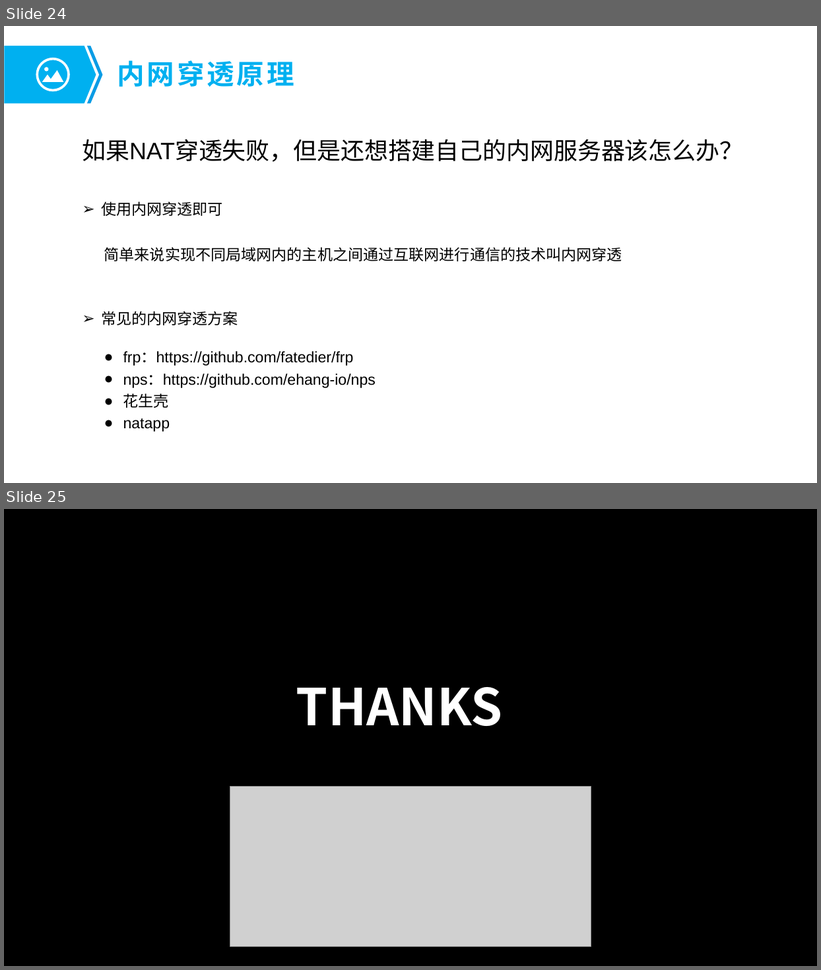
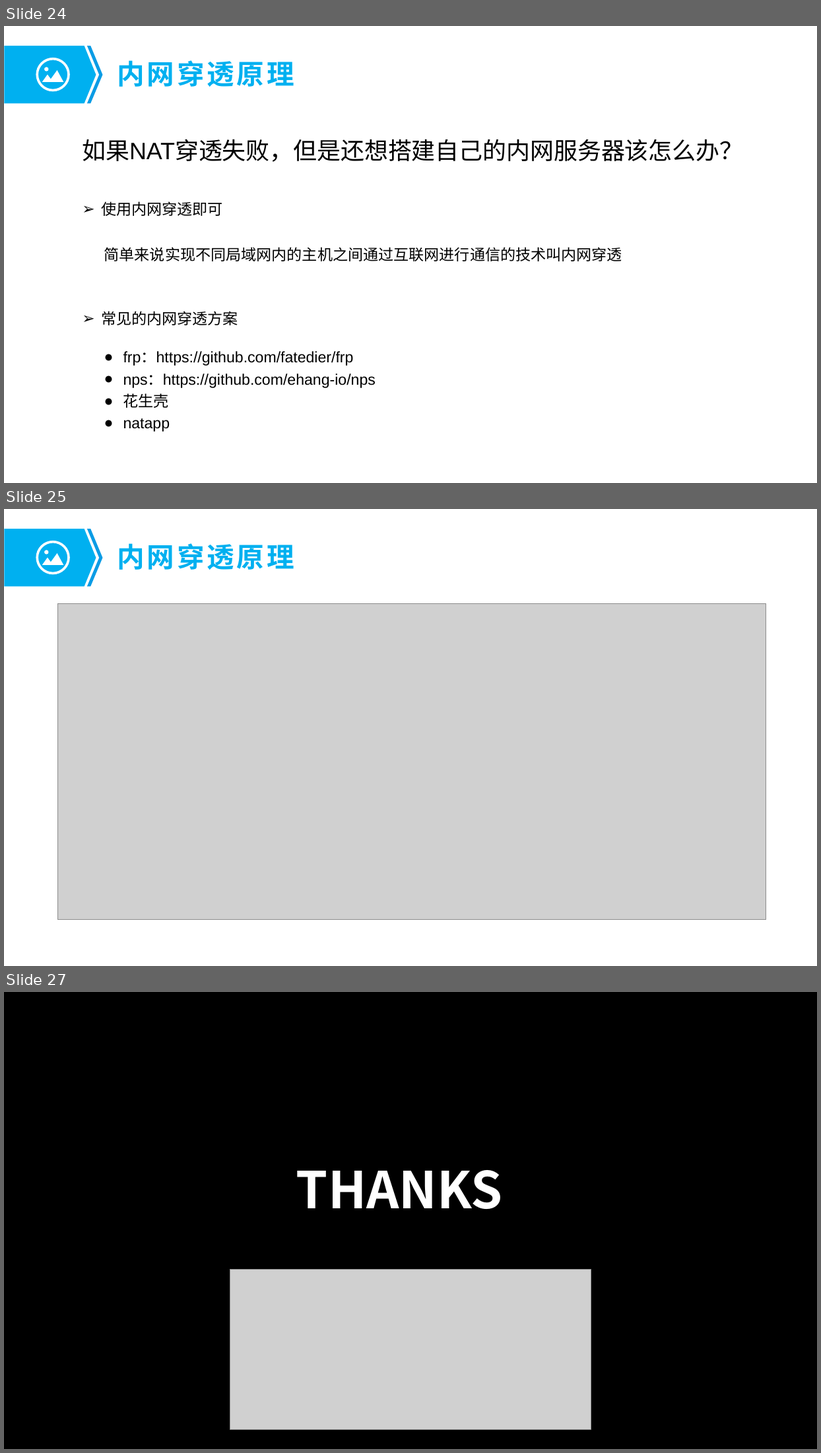
Before and after one commit to fengyuan-liang/notes, a slide deck: 树莓派与内网穿透.pptx. Shown one above the other, each under a label of ours: slides 24 and 25 before the commit, slides 24, 25 and 27 after it; the slides between them are not shown. The pictures are 821x970 and 821x1453 pixels, drawn with LibreOffice and Linux fonts; fonts in the diff are those of the drawing; grey boxes stand for pictures; background and template pictures are left out. Boxes give left, top, right and bottom in pixels: in the first picture for what was removed or moved away, otherwise in the second. Text is boxed around its words. In the diff, an @@ line names an element or a change of style, - is before the commit and + after.

```diff
--- a/树莓派与内网穿透.pptx
+++ b/树莓派与内网穿透.pptx
@@ slide 25 added at [4, 509, 817, 966], background #FFFFFF; not listed: 3 template elements that a slide beside it also shows @@
@@ title added at [117, 543, 294, 570], 32.4 pt, text #00B0F0, bold @@
+内网穿透原理
@@ picture added at [57, 604, 766, 920] @@
@@ what was slide 25 is now slide 27 @@
```
Also in this commit, not shown: 3 slides changed, 1 other slide added, 2 other files.
